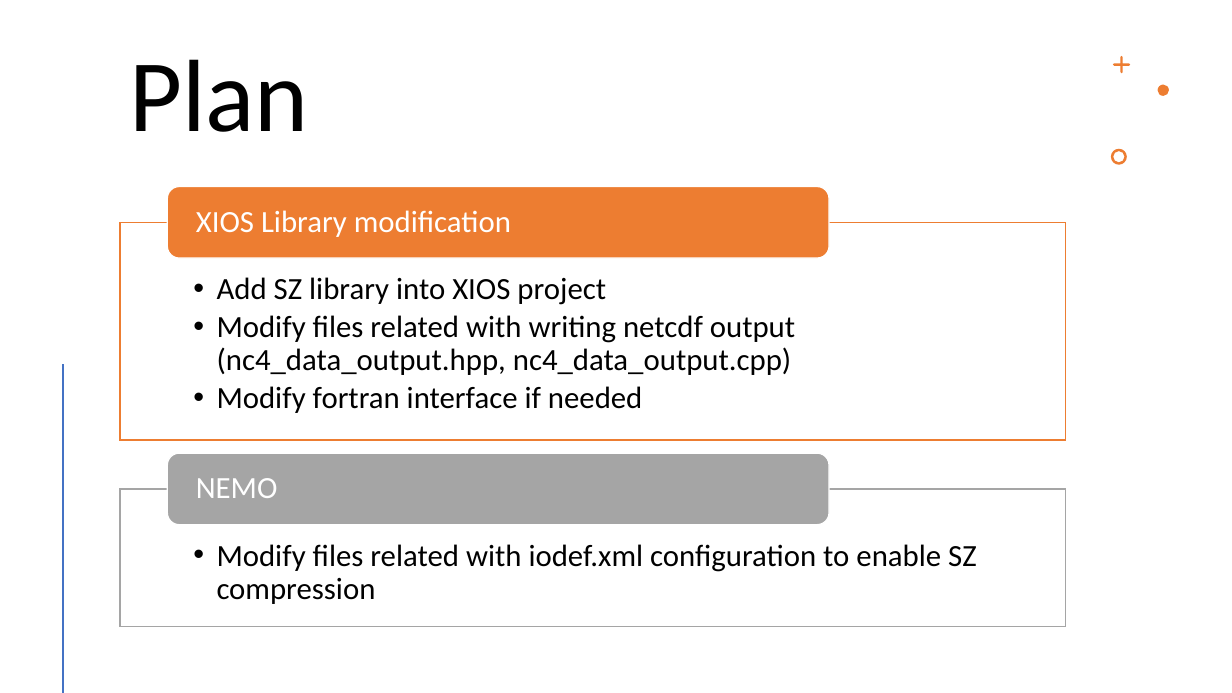
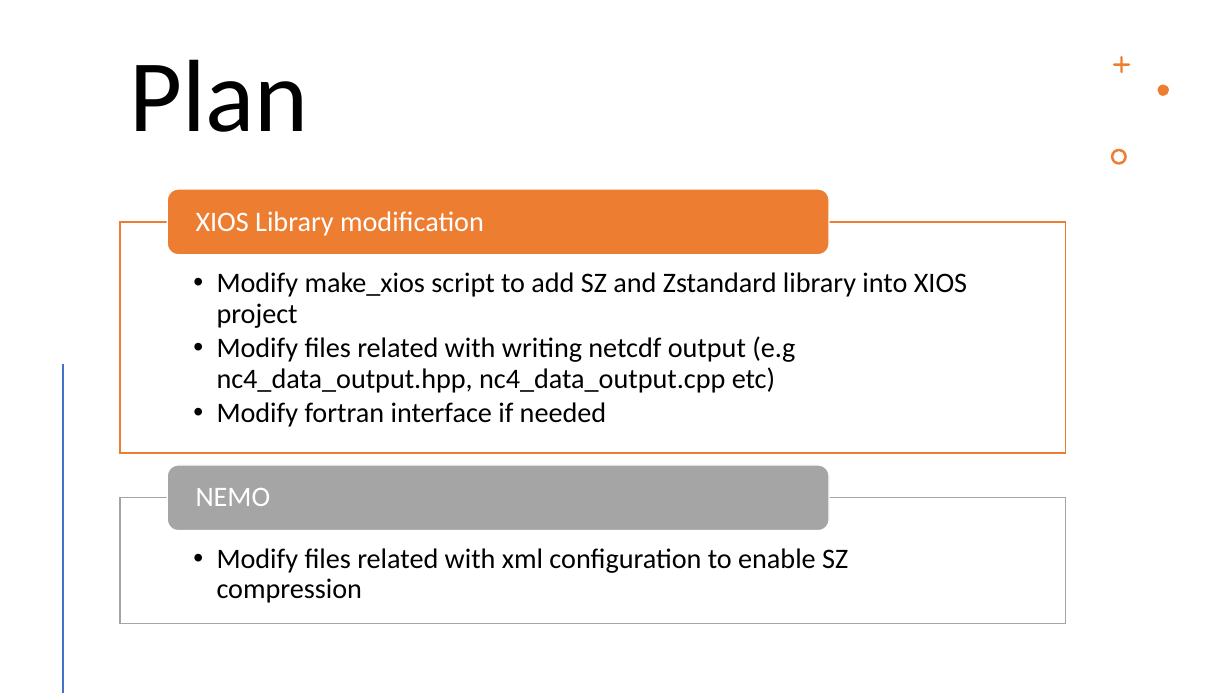
Before and after one commit to dhanifudin/presentation, a slide deck: slide 10 of KMITI.pptx. Drawn at 1232x693 pixels with LibreOffice and Linux fonts; fonts in the diff are those of the drawing. Boxes give left, top, right and bottom in pixels: in the first picture for what was removed or moved away, otherwise in the second. Text is boxed around its words. In the diff, an @@ line names an element or a change of style, - is before the commit and + after.

```diff
--- a/KMITI.pptx
+++ b/KMITI.pptx
@@ text "XIOS Library modification" at bbox=[196, 211, 484, 236]: size 24 to 22 pt @@
@@ rectangle: place and size @@
-rectangle at bbox=[120, 223, 1066, 441]
+rectangle at bbox=[120, 222, 1066, 453]
@@ text at bbox=[217, 272, 967, 393]: text changed; size 24 to 22 pt @@
-  • Add SZ library into XIOS project
-  • Modify files related with writing netcdf output (nc4_data_output.hpp, nc4_data_output.cpp)
+  • Modify make_xios script to add SZ and Zstandard library into XIOS project
+  • Modify files related with writing netcdf output (e.g nc4_data_output.hpp, nc4_data_output.cpp etc)
@@ text at bbox=[217, 402, 606, 427]: size 24 to 22 pt in "Modify fortran interface if needed" @@
@@ rounded rectangle: place and size @@
-rounded rectangle at bbox=[167, 453, 829, 524]
+rounded rectangle at bbox=[167, 465, 829, 531]
@@ text "NEMO" at bbox=[196, 488, 271, 506]: size 24 to 22 pt @@
@@ text "NEMO": place and size @@
-text "NEMO" at bbox=[196, 478, 278, 498]
+text "NEMO" at bbox=[196, 488, 271, 506]
@@ rectangle: place and size @@
-rectangle at bbox=[120, 489, 1066, 627]
+rectangle at bbox=[120, 498, 1066, 624]
@@ text at bbox=[217, 548, 848, 603]: text changed; size 24 to 22 pt @@
-  • Modify files related with iodef.xml configuration to enable SZ compression
+  • Modify files related with xml configuration to enable SZ compression
```
Also in this commit, not shown: 4 other slides changed.
